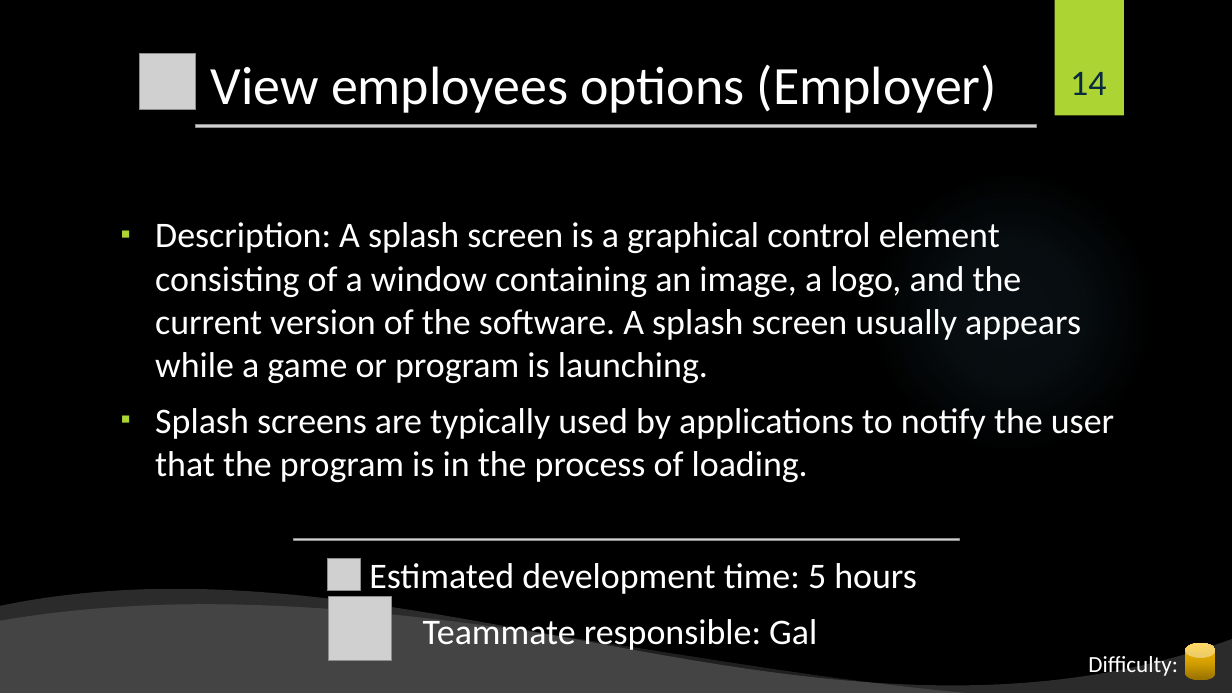
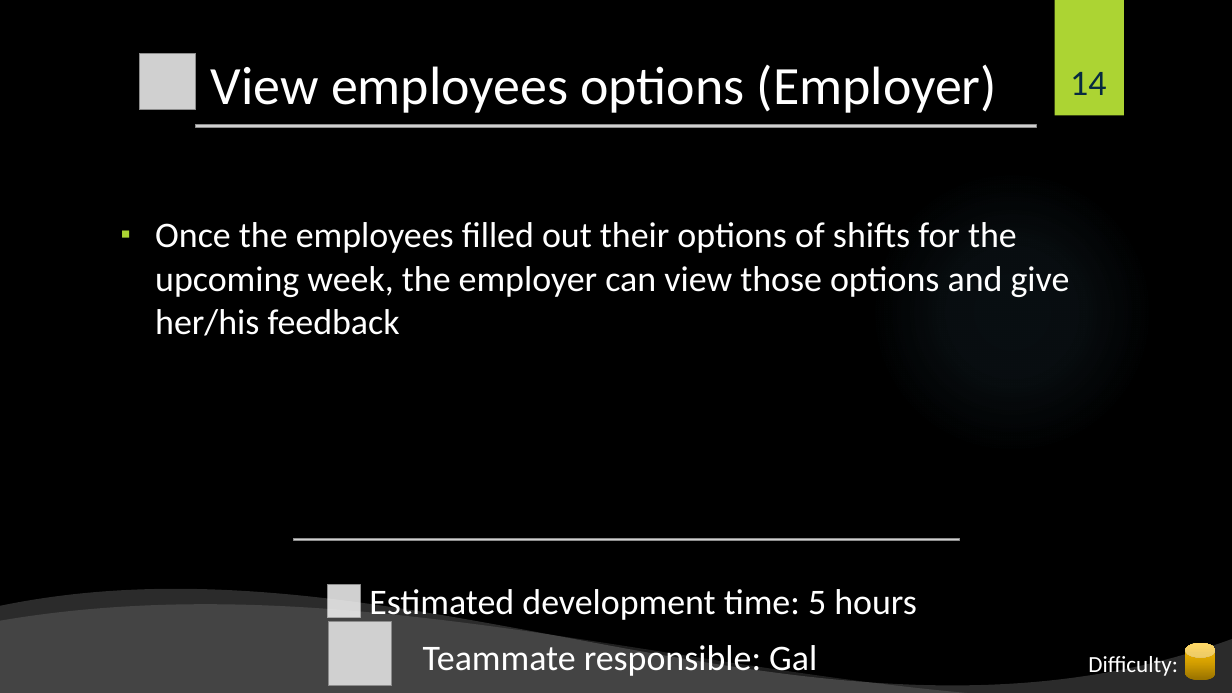
Before and after one commit to shiftlyapp/Shiftly, a slide deck: slide 14 of Backlog.pptx. Drawn at 1232x693 pixels with LibreOffice and Linux fonts; fonts in the diff are those of the drawing; grey boxes stand for pictures; background and template pictures are left out. Boxes give left, top, right and bottom in pixels: in the first picture for what was removed or moved away, otherwise in the second. Text is boxed around its words. In the diff, an @@ line names an element or a change of style, - is before the commit and + after.

```diff
--- a/Backlog.pptx
+++ b/Backlog.pptx
@@ text at (155, 222, 1070, 336): text changed @@
-▪ Description: A splash screen is a graphical control element consisting of a window containing an image, a logo, and the current version of the software. A splash screen usually appears while a game or program is launching.
-▪ Splash screens are typically used by applications to notify the user that the program is in the process of loading.
+▪ Once the employees filled out their options of shifts for the upcoming week, the employer can view those options and give her/his feedback
@@ picture: place and size @@
-picture at (327, 558, 360, 592)
+picture at (327, 585, 360, 618)
@@ picture: place and size @@
-picture at (328, 597, 392, 661)
+picture at (328, 622, 392, 686)
```
Also in this commit, not shown: 5 other slides changed.
